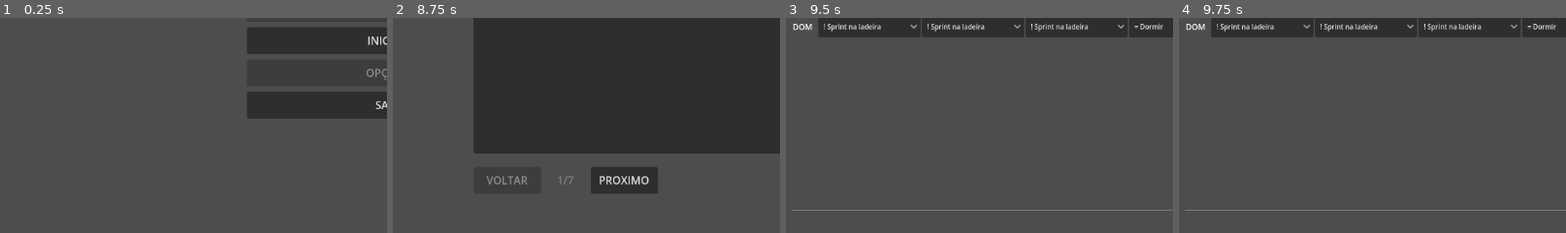
Above: before the commit, frames 1-4 (left to right).
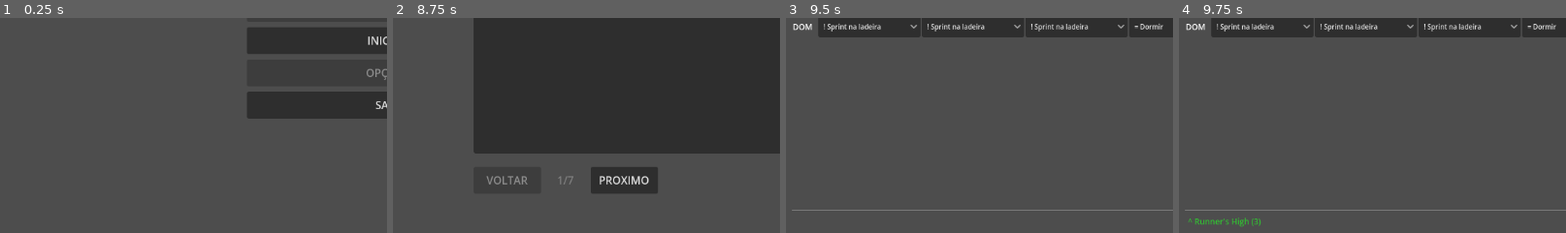
Above: after the commit, the same moments.

Repository: Slaxis/FlagFootballManager
Game: Godot game, scene res://engine/game/game.tscn
Same seed, same stepped clock (60 frames per second), same inputs: the game is played once before the commit and once after it.
Inputs (mouse positions are % of the whole screen's width and height, from its top left):
- Up to frame 1 (0.25 s): no input
- Up to frame 2 (8.75 s): click "INICIAR" at 0.5 s; click (50, 48) at 1.25 s; click "OK" at 2 s; click (87, 6) at 2.77 s; type "Alex" at 2.85 s; click "JOGADOR" at 3.5 s; click "M" at 4.25 s; click "F" at 5 s; click "·" at 5.75 s; click "INICIAR" at 6.5 s; click "PROXIMO" at 7.25 s; click "VOLTAR" at 8 s
- Up to frame 3 (9.5 s): click "PULAR" at 8.75 s
- Up to frame 4 (9.75 s): click ">>" at 9.5 s
The pictures show only the part of the screen within x 0-50%, y 50-100%; the shares and areas given below are measured in that part.

Frames 1-3 are identical in both runs. In frame 4, 0.3% of the frame differs, in the area x 2-22%, y 92-98%.

Commit message:
feat: timed effect system — events produce lasting buffs/debuffs
Events can now produce Effects that persist across slots:
- Runner's High: 4 slots, brutality +15%
- Pumped: 3 slots, brutality +10%
- Flow State: 4 slots, finesse +15%
- Zen: 4 slots, cognition +20%, finesse +10%
- Sharp Mind: 4 slots, cognition +20%
- Clutch: 3 slots, cognition +10%, finesse +10%
- Scraped Knee: 6 slots, brutality -30%, finesse -20%
- Back Pain: 5 slots, brutality -30%
- Bruised: 8 slots, brutality -40%, finesse -30%
- Dopamine Fried: 3 slots, cognition -30%, school -30%
- Tilted: 3 slots, social -30%, cognition -20%

Effects multiply on top of slot_modifiers during resolution.
Bottom bar shows active effects with icon (^ buff, v debuff),
name, and remaining duration. Effects tick down each slot.

Co-Authored-By: Claude Opus 4.6 (1M context) <noreply@anthropic.com>

Diff:
--- a/game/defs/activity.json
+++ b/game/defs/activity.json
@@ -17,9 +17,9 @@
       "effects": {"energy": -20, "hunger": -10},
       "slot_modifiers": {"morning": 1.3, "afternoon": 1.0, "night": 0.7, "late_night": 0.3},
       "events": [
-        {"type": "positive", "chance": 0.2, "text": {"pt": " …(123 unchanged characters)… mina": 1}, "vital_bonus": {"energy": -5}},
+        {"type": "positive", "chance": 0.2, "text": {"pt": " …(123 unchanged characters)… mina": 1}, "vital_bonus": {"energy": -5}, "effect": {"name": {"pt": "Runner's High", "en": "Runner's High"}, "duration": 4, "category_bonus": {"brutality": 1.15}, "icon": "^"}},
         {"type": "neutral", "chance": 0.6, "text": {"pt": "Boa subida. Progresso constante.", "en": "Good climb. Steady progress."}, "stat_bonus": {"speed": 1}},
-        {"type": "negative", "chance": 0.2, "text": {"pt": " …(107 unchanged characters)… vital_bonus": {"hp": -10, "energy": -10}}
+        {"type": "negative", "chance": 0.2, "text": {"pt": " …(107 unchanged characters)… vital_bonus": {"hp": -10, "energy": -10}, "effect": {"name": {"pt": "Joelho ralado", "en": "Scraped Knee"}, "duration": 6, "category_bonus": {"brutality": 0.7, "finesse": 0.8}, "icon": "v"}}
       ]
     },
     {
@@ -31,9 +31,9 @@
       "effects": {"energy": -18, "hunger": -12},
       "slot_modifiers": {"morning": 1.2, "afternoon": 1.0, "night": 0.8, "late_night": 0.4},
       "events": [
-        {"type": "positive", "chance": 0.2, "text": {"pt": "Bateu recorde de flexoes!", "en": "Push-up record!"}, "stat_bonus": {"strength": 2, "stamina": 1}},
+        {"type": "positive", "chance": 0.2, "text": {"pt": "Bateu recorde de flexoes!", "en": "Push-up record!"}, "stat_bonus": {"strength": 2, "stamina": 1}, "effect": {"name": {"pt": "Bombeado", "en": "Pumped"}, "duration": 3, "category_bonus": {"brutality": 1.1}, "icon": "^"}},
         {"type": "neutral", "chance": 0.6, "text": {"pt": "Treino feito. Musculos doloridos no bom sentido.", "en": "Workout done. Good kind of sore."}, "stat_bonus": {"strength": 1}},
-        {"type": "negative", "chance": 0.2, "text": {"pt": " …(84 unchanged characters)… "vital_bonus": {"hp": -5, "energy": -10}}
+        {"type": "negative", "chance": 0.2, "text": {"pt": " …(84 unchanged characters)… "vital_bonus": {"hp": -5, "energy": -10}, "effect": {"name": {"pt": "Dor nas costas", "en": "Back Pain"}, "duration": 5, "category_bonus": {"brutality": 0.7}, "icon": "v"}}
       ]
     },
     {
@@ -59,9 +59,9 @@
       "effects": {"energy": -20, "hunger": -10},
       "slot_modifiers": {"morning": 1.2, "afternoon": 1.0, "night": 0.6, "late_night": 0.3},
       "events": [
-        {"type": "positive", "chance": 0.2, "text": {"pt": " …(93 unchanged characters)… tat_bonus": {"agility": 2, "balance": 1}},
+        {"type": "positive", "chance": 0.2, "text": {"pt": " …(93 unchanged characters)… tat_bonus": {"agility": 2, "balance": 1}, "effect": {"name": {"pt": "Flow", "en": "Flow State"}, "duration": 4, "category_bonus": {"finesse": 1.15}, "icon": "^"}},
         {"type": "neutral", "chance": 0.6, "text": {"pt": "Sessao boa. Corpo mais agil.", "en": "Good session. Body feels agile."}, "stat_bonus": {"agility": 1}},
-        {"type": "negative", "chance": 0.2, "text": {"pt": " …(85 unchanged characters)… vital_bonus": {"hp": -12, "energy": -10}}
+        {"type": "negative", "chance": 0.2, "text": {"pt": " …(85 unchanged characters)… vital_bonus": {"hp": -12, "energy": -10}, "effect": {"name": {"pt": "Contusao", "en": "Bruised"}, "duration": 8, "category_bonus": {"brutality": 0.6, "finesse": 0.7}, "icon": "v"}}
       ]
     },
     {
@@ -87,7 +87,7 @@
       "effects": {"energy": -8, "hunger": -3, "hp": 3},
       "slot_modifiers": {"morning": 1.3, "afternoon": 1.0, "night": 1.0, "late_night": 0.7},
       "events": [
-        {"type": "positive", "chance": 0.2, "text": {"pt": " …(115 unchanged characters)… ion": 1}, "vital_bonus": {"leisure": 10}},
+        {"type": "positive", "chance": 0.2, "text": {"pt": " …(115 unchanged characters)… ion": 1}, "vital_bonus": {"leisure": 10}, "effect": {"name": {"pt": "Zen", "en": "Zen"}, "duration": 4, "category_bonus": {"cognition": 1.2, "finesse": 1.1}, "icon": "^"}},
         {"type": "neutral", "chance": 0.6, "text": {"pt": "Bom alongamento. Corpo mais solto.", "en": "Good stretch. Body feels loose."}, "stat_bonus": {"balance": 1}},
         {"type": "negative", "chance": 0.2, "text": {"pt": "Forcou demais. Doeu.", "en": "Overstretched. Ouch."}, "stat_bonus": {}, "vital_bonus": {"hp": -5}}
       ]
@@ -101,9 +101,9 @@
       "effects": {"energy": -8, "leisure": -3},
       "slot_modifiers": {"morning": 0.8, "afternoon": 1.0, "night": 1.2, "late_night": 0.5},
       "events": [
-        {"type": "positive", "chance": 0.2, "text": {"pt": " …(104 unchanged characters)… s": {"perception": 2, "intelligence": 1}},
+        {"type": "positive", "chance": 0.2, "text": {"pt": " …(104 unchanged characters)… s": {"perception": 2, "intelligence": 1}, "effect": {"name": {"pt": "Mente afiada", "en": "Sharp Mind"}, "duration": 4, "category_bonus": {"cognition": 1.2}, "icon": "^"}},
         {"type": "neutral", "chance": 0.6, "text": {"pt": "Sessao produtiva. Absorveu bastante.", "en": "Productive session. Absorbed a lot."}, "stat_bonus": {"perception": 1}},
-        {"type": "negative", "chance": 0.2, "text": {"pt": " …(115 unchanged characters)… l_bonus": {"energy": -10, "leisure": 10}}
+        {"type": "negative", "chance": 0.2, "text": {"pt": " …(115 unchanged characters)… l_bonus": {"energy": -10, "leisure": 10}, "effect": {"name": {"pt": "Dopamina frita", "en": "Dopamine Fried"}, "duration": 3, "category_bonus": {"cognition": 0.7, "school": 0.7}, "icon": "v"}}
       ]
     },
     {
@@ -223,9 +223,9 @@
       "effects": {"energy": -5, "leisure": 25, "social": -5},
       "slot_modifiers": {"morning": 0.8, "afternoon": 1.0, "night": 1.2, "late_night": 1.0},
       "events": [
-        {"type": "positive", "chance": 0.2, "text": {"pt": " …(113 unchanged characters)… ity": 1}, "vital_bonus": {"leisure": 10}},
+        {"type": "positive", "chance": 0.2, "text": {"pt": " …(113 unchanged characters)… ity": 1}, "vital_bonus": {"leisure": 10}, "effect": {"name": {"pt": "Clutch", "en": "Clutch"}, "duration": 3, "category_bonus": {"cognition": 1.1, "finesse": 1.1}, "icon": "^"}},
         {"type": "neutral", "chance": 0.6, "text": {"pt": "Umas partidas de boa. Relaxou.", "en": "Some chill matches. Relaxed."}, "stat_bonus": {}},
-        {"type": "negative", "chance": 0.2, "text": {"pt": " …(89 unchanged characters)… l_bonus": {"leisure": -10, "social": -5}}
+        {"type": "negative", "chance": 0.2, "text": {"pt": " …(89 unchanged characters)… l_bonus": {"leisure": -10, "social": -5}, "effect": {"name": {"pt": "Tilted", "en": "Tilted"}, "duration": 3, "category_bonus": {"social": 0.7, "cognition": 0.8}, "icon": "v"}}
       ]
     },
     {
--- a/game/modules/brasil_2026/ui/player_home/player_home.gd
+++ b/game/modules/brasil_2026/ui/player_home/player_home.gd
@@ -87,6 +87,8 @@
 var _fridge_window: Window = null
 var _fridge_label: Label = null
 var _last_week_selections: Dictionary = {}  # key -> activity_id
+# Active effects: Array of {name, desc, duration, category_bonus, icon, color_rank}
+var _active_effects: Array[Dictionary] = []
 # Quests
 var _current_quests: Array[Dictionary] = []
 var _quest_labels: Array[Label] = []
@@ -628,6 +630,14 @@
 	# Slot modifier
 	var modifiers: Dictionary = act.get("slot_modifiers", {})
 	var modifier: float = float(modifiers.get(slot_id, 1.0))
+
+	# Active effects modifier: multiply by category bonuses
+	var act_category: String = String(act.get("category", ""))
+	if act_category != "" and not collapsed:
+		for eff: Dictionary in _active_effects:
+			var cat_bonus: Dictionary = eff.get("category_bonus", {})
+			if cat_bonus.has(act_category):
+				modifier *= float(cat_bonus[act_category])
 
 	# Apply effects scaled by modifier, track deltas
 	var effects: Dictionary = act.get("effects", {})
@@ -679,6 +689,13 @@
 				var bonus: int = int(vital_bonus[vid])
 				vitals[vid] = clampi(current + bonus, 0, 100)
 				deltas[vid] = int(deltas.get(vid, 0)) + bonus
+			# Create timed effect if event defines one
+			var effect_def: Variant = event_rolled.get("effect", null)
+			if effect_def is Dictionary:
+				_add_effect(effect_def as Dictionary)
+
+	# Tick down active effects
+	_tick_effects()
 
 	# Determine color: green=synergy, yellow=normal, red=collapse
 	var is_synergy: bool = not collapsed and modifier > 1.01
@@ -789,21 +806,29 @@
 		_column_selects[slot_id].selected = 0
 
 func _update_effects_check() -> void:
-	var vitals: Dictionary = The.session.get("vitals", {})
-	_effects.clear()
-	for vid: String in vitals:
-		if int(vitals[vid]) <= 20:
-			_effects.append({"name": I18n.text(VITAL_NAMES.get(vid, vid)) + " LOW", "type": "debuff"})
 	_update_effects()
 
 func _update_effects() -> void:
 	for child: Node in effects_bar.get_children():
 		child.queue_free()
-	for effect: Dictionary in _effects:
+	# Vital warnings
+	var vitals: Dictionary = The.session.get("vitals", {})
+	for vid: String in vitals:
+		if int(vitals[vid]) <= 20:
+			var label: Label = Label.new()
+			label.text = " " + I18n.text(VITAL_NAMES.get(vid, vid)) + " LOW "
+			label.add_theme_color_override("font_color", COLOR_COLLAPSE)
+			label.add_theme_font_size_override("font_size", 12)
+			effects_bar.add_child(label)
+	# Timed effects
+	for eff: Dictionary in _active_effects:
+		var eff_name: String = I18n.text(eff.get("name", "?"))
+		var dur: int = int(eff.get("duration", 0))
+		var icon: String = String(eff.get("icon", "?"))
+		var is_buff: bool = icon == "^"
 		var label: Label = Label.new()
-		label.text = " " + String(effect.get("name", "?")) + " "
-		var is_debuff: bool = String(effect.get("type", "")) == "debuff"
-		label.add_theme_color_override("font_color", COLOR_DEBUFF if is_debuff else COLOR_BUFF)
+		label.text = " " + icon + " " + eff_name + " (" + str(dur) + ") "
+		label.add_theme_color_override("font_color", COLOR_SYNERGY if is_buff else COLOR_COLLAPSE)
 		label.add_theme_font_size_override("font_size", 12)
 		effects_bar.add_child(label)
 
@@ -876,6 +901,27 @@
 			count += 1
 	return count
 
+# --- Timed effects ---
+
+func _add_effect(effect_def: Dictionary) -> void:
+	var eff: Dictionary = {
+		"name": effect_def.get("name", ""),
+		"duration": int(effect_def.get("duration", 1)),
+		"category_bonus": effect_def.get("category_bonus", {}),
+		"icon": String(effect_def.get("icon", "?")),
+	}
+	_active_effects.append(eff)
+	_update_effects()
+
+func _tick_effects() -> void:
+	var remaining: Array[Dictionary] = []
+	for eff: Dictionary in _active_effects:
+		eff["duration"] = int(eff["duration"]) - 1
+		if int(eff["duration"]) > 0:
+			remaining.append(eff)
+	_active_effects = remaining
+	_update_effects()
+
 # --- Event rolling ---
 
 func _roll_event(events: Array) -> Dictionary:
Not shown, changed: TODO.md
